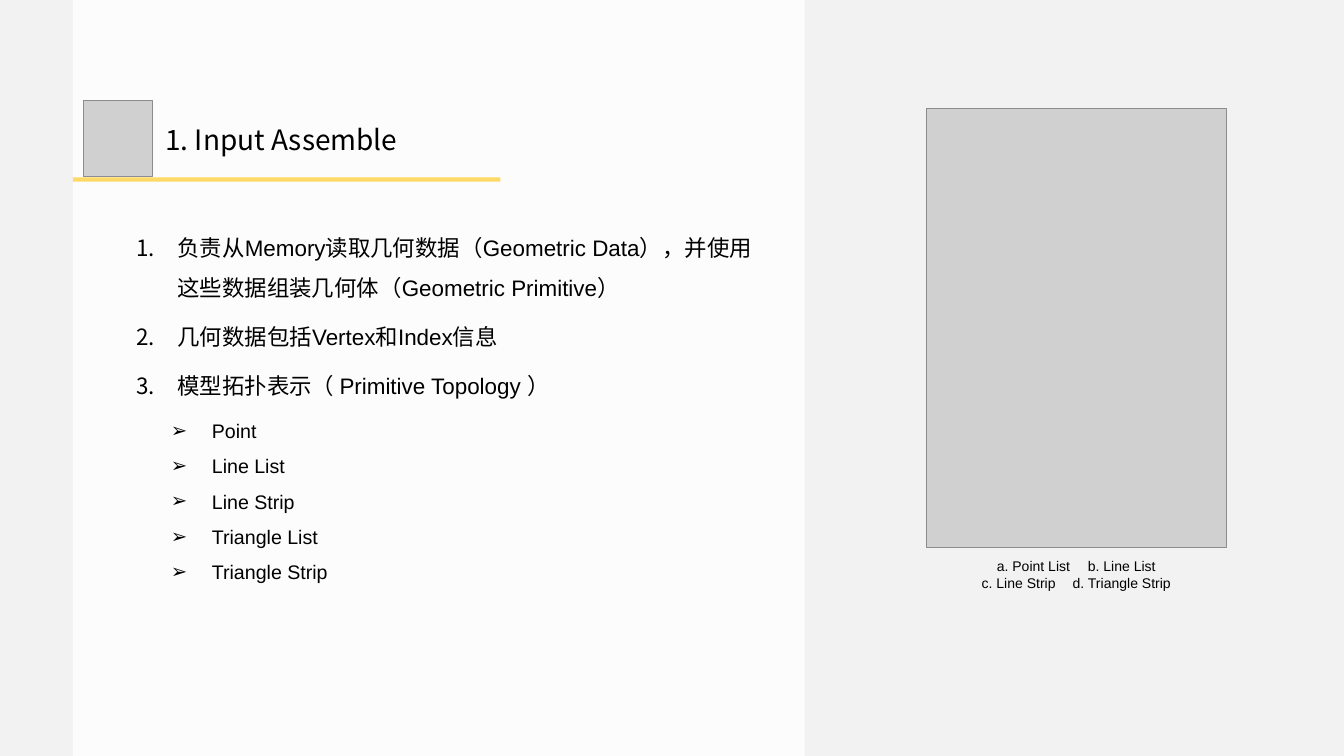
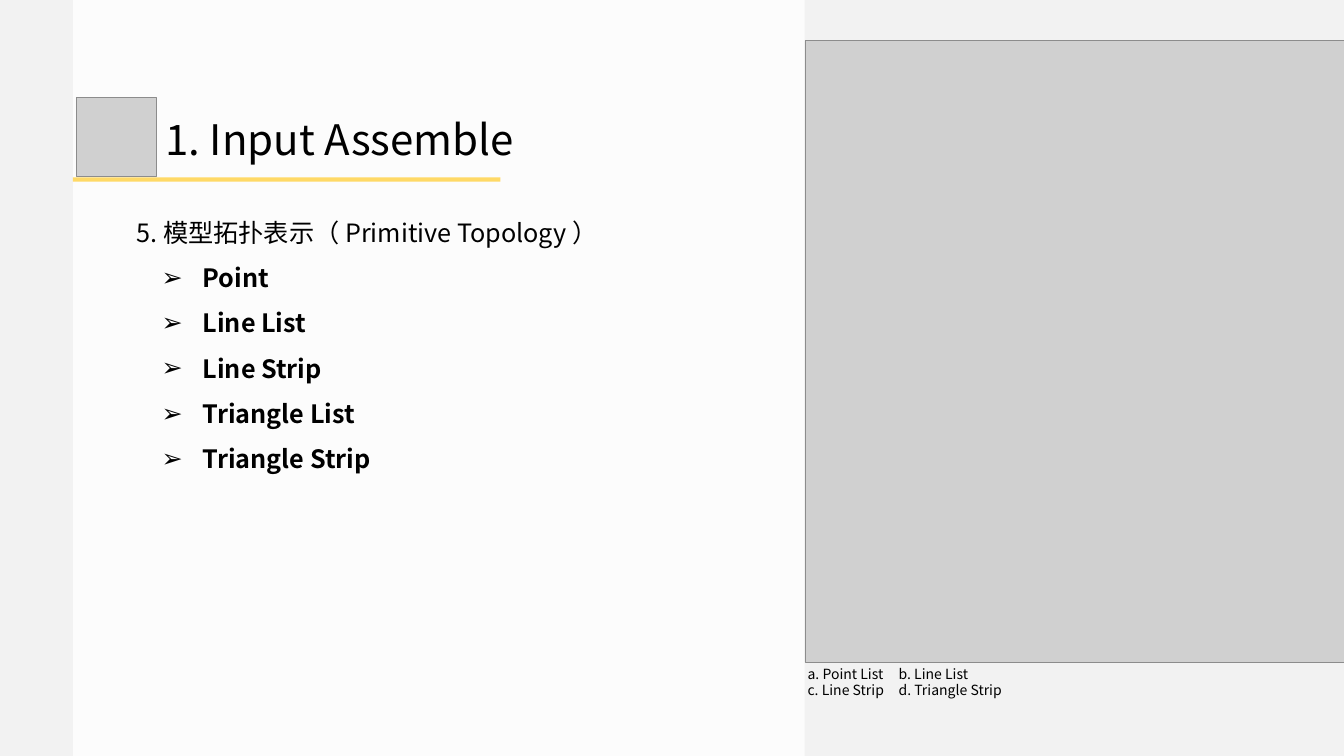
Before and after one commit to doomlover/KSGameEngineTutorials, a slide deck: slide 12 of PPTs/03.深入DX12绘制一.pptx (slide 9 before the commit). Drawn at 1344x756 pixels with LibreOffice and Linux fonts; fonts in the diff are those of the drawing; grey boxes stand for pictures. Boxes give left, top, right and bottom in pixels: in the first picture for what was removed or moved away, otherwise in the second. Text is boxed around its words. In the diff, an @@ line names an element or a change of style, - is before the commit and + after.

```diff
--- a/PPTs/03.深入DX12绘制一.pptx
+++ b/PPTs/03.深入DX12绘制一.pptx
@@ picture: place and size @@
-picture at box(927, 108, 1226, 547)
+picture at box(805, 41, 1344, 662)
@@ picture: place and size @@
-picture at box(84, 100, 152, 176)
+picture at box(77, 97, 156, 176)
@@ text "1. Input Assemble" at box(165, 121, 513, 165): size 40 to 60 pt, font Noto Sans CJK JP to Noto Sans CJK SC @@
@@ text at box(137, 220, 567, 474): text changed; size 32 to 36 pt; font Arial to Noto Sans CJK SC; bold on @@
-1. 负责从Memory读取几何数据（Geometric Data），并使用这些数据组装几何体（Geometric Primitive）
-2. 几何数据包括Vertex和Index信息
-3. 模型拓扑表示（ Primitive Topology ）
+5. 模型拓扑表示（ Primitive Topology ）
+➢ Point
+➢ Line List
+➢ Line Strip
+➢ Triangle List
+➢ Triangle Strip
@@ text removed at box(212, 423, 327, 583) @@
-  ➢ Point
-  ➢ Line List
-  ➢ Line Strip
-  ➢ Triangle List
-  ➢ Triangle Strip
@@ text "a. Point List b. Line ...": place and size @@
-text "a. Point List b. Line ..." at box(982, 561, 1171, 591)
+text "a. Point List b. Line ..." at box(808, 668, 1002, 699)
@@ text "a. Point List b. Line ..." at box(808, 668, 1002, 699): font Arial to Noto Sans CJK SC; alignment centre to left @@
```
Also in this commit, not shown: 18 other slides changed, 14 slides added, 15 slides removed, 1 other file.
